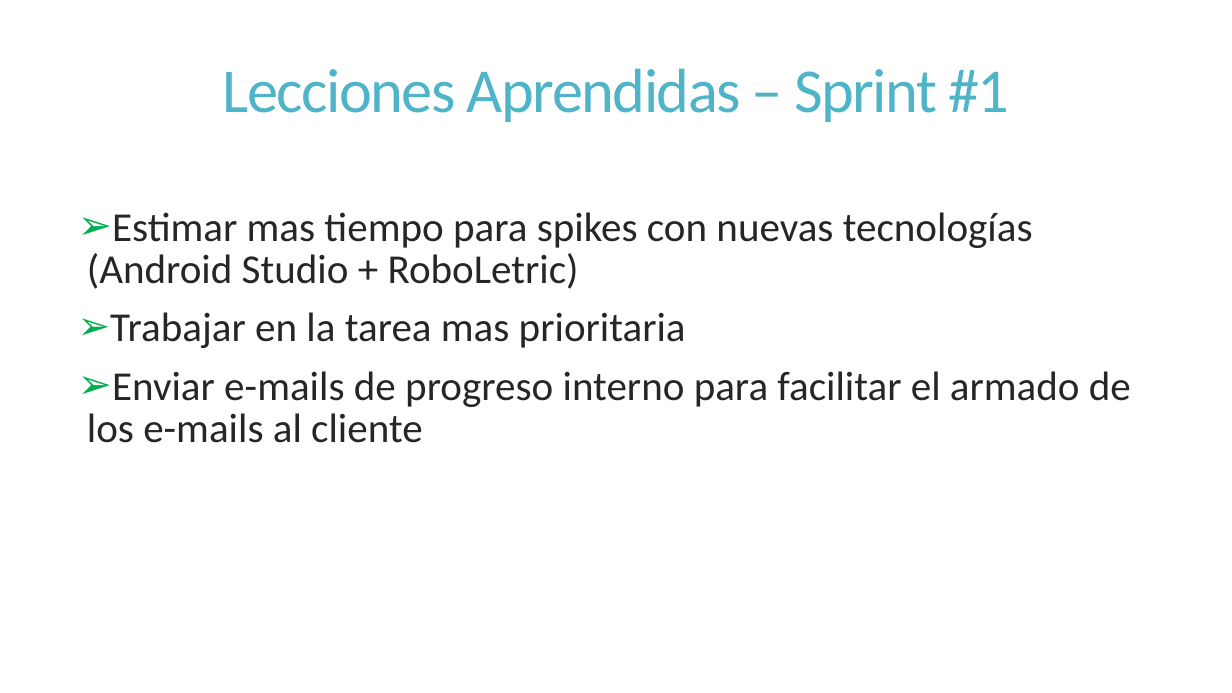
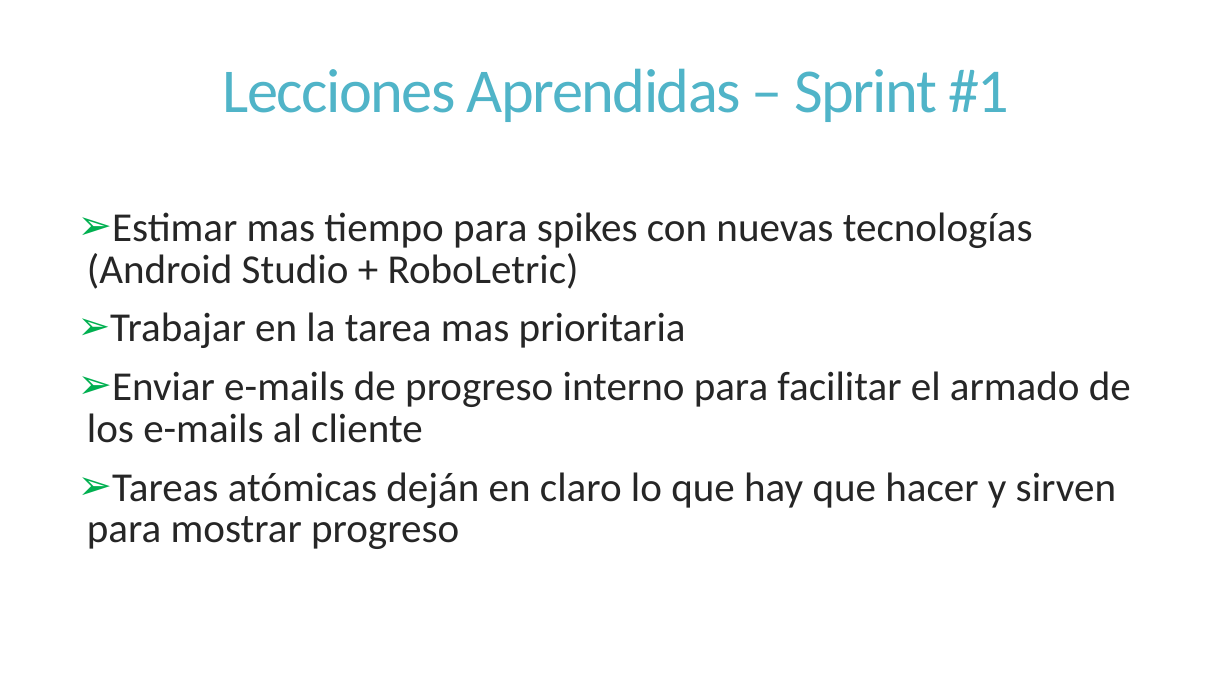
Before and after one commit to dschenkelman/a-malazan-wolvering, a slide deck: slide 4 of Presentacion.pptx (slide 3 before the commit). Drawn at 1232x693 pixels with LibreOffice and Linux fonts; fonts in the diff are those of the drawing. Boxes give left, top, right and bottom in pixels: in the first picture for what was removed or moved away, otherwise in the second. Text is boxed around its words. In the diff, an @@ line names an element or a change of style, - is before the commit and + after.

```diff
--- a/Presentacion.pptx
+++ b/Presentacion.pptx
@@ text at box(87, 472, 1116, 549): paragraph added @@
+➢ Tareas atómicas deján en claro lo que hay que hacer y sirven para mostrar progreso
```
Also in this commit, not shown: 2 other slides changed, 6 slides added.
